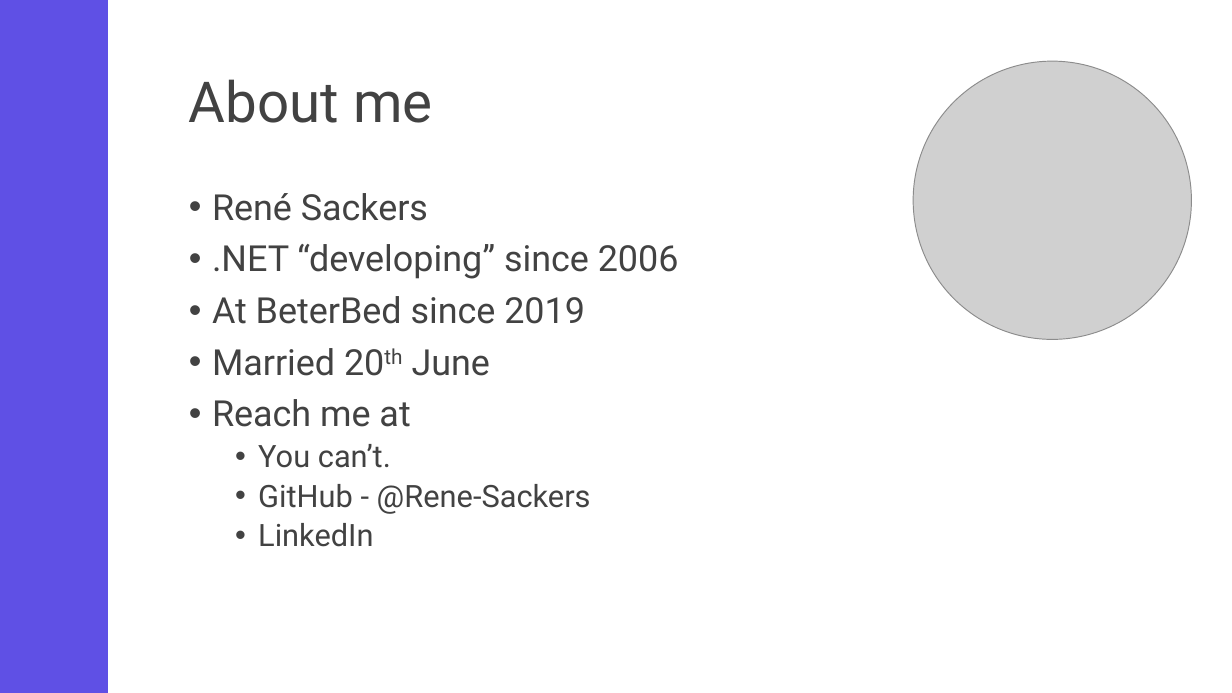
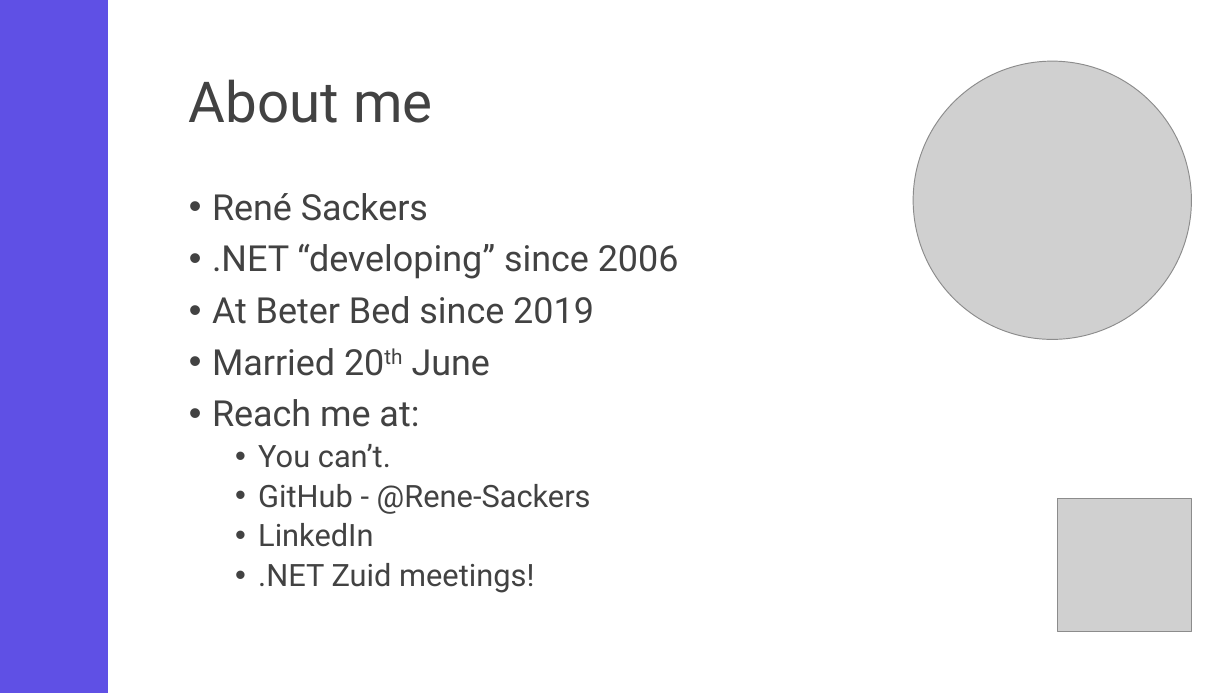
Before and after one commit to Rene-Sackers/presentation-mudblazor, a slide deck: slide 2 of powerpoint/MudBlazor presentation.pptx. Drawn at 1232x693 pixels with LibreOffice and Linux fonts; fonts in the diff are those of the drawing; grey boxes stand for pictures. Boxes give left, top, right and bottom in pixels: in the first picture for what was removed or moved away, otherwise in the second. Text is boxed around its words. In the diff, an @@ line names an element or a change of style, - is before the commit and + after.

```diff
--- a/powerpoint/MudBlazor presentation.pptx
+++ b/powerpoint/MudBlazor presentation.pptx
@@ text at bbox=[212, 296, 594, 324]: spaces changed @@
-• At BeterBed since 2019
+• At Beter Bed since 2019
@@ text at bbox=[212, 399, 419, 427]: text changed @@
-• Reach me at
+• Reach me at:
@@ picture added at bbox=[1058, 498, 1192, 632] @@
@@ text at bbox=[258, 563, 534, 593]: paragraph added @@
+  • .NET Zuid meetings!
```
Also in this commit, not shown: 1 other slide changed, 1 slide added, 28 other files.
